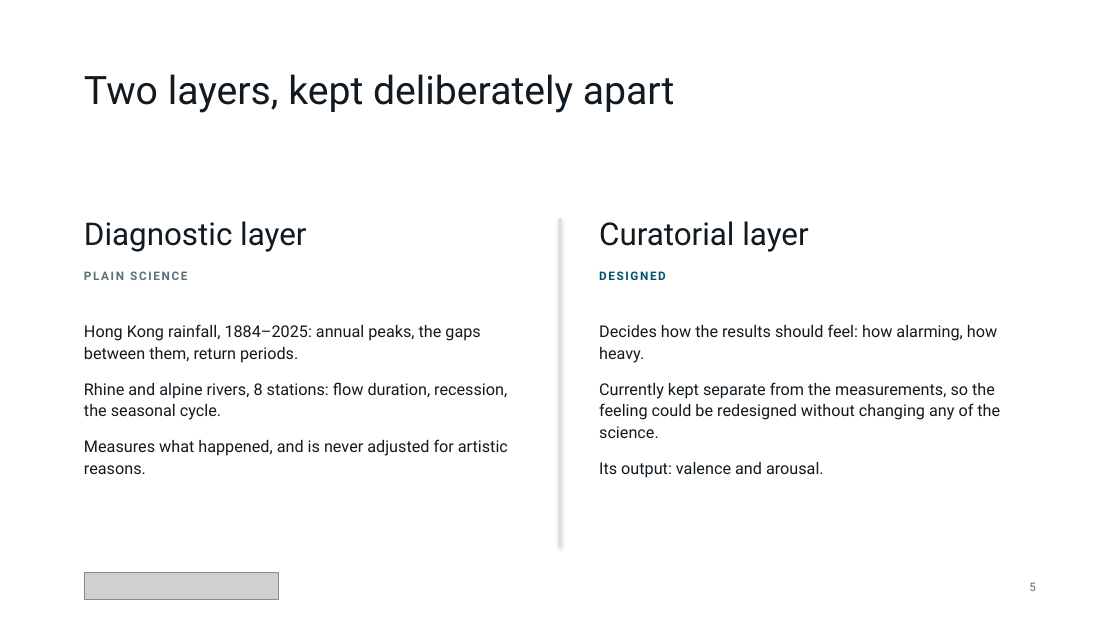
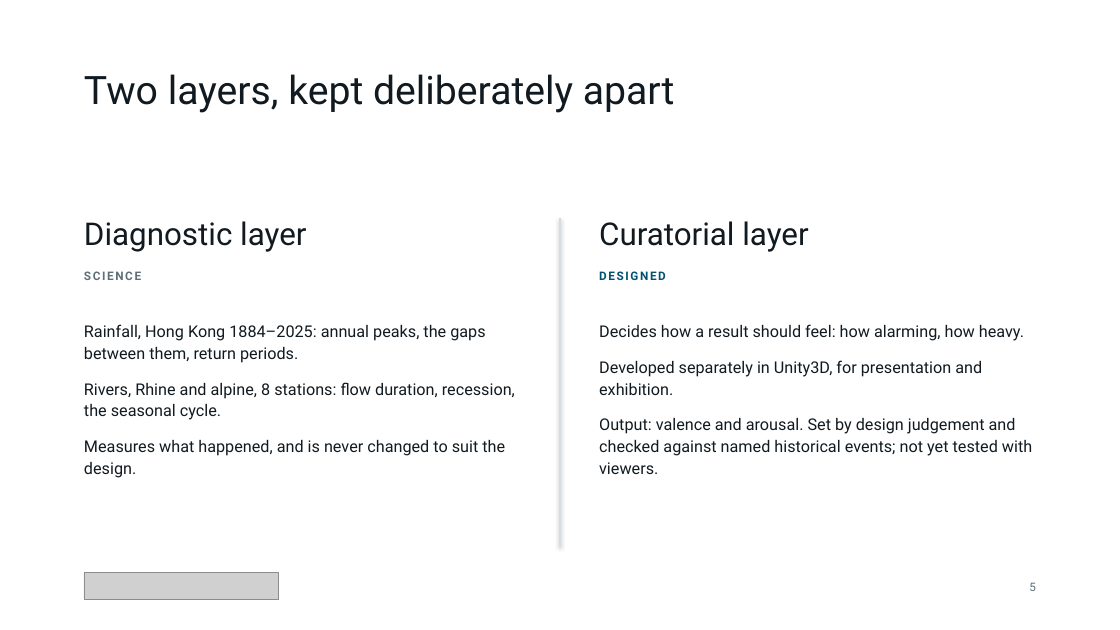
Before and after one commit to qintheory/noea, a slide deck: slide 5 of docs/noea-introduction-animated.pptx. Drawn at 1120x630 pixels with LibreOffice and Linux fonts; fonts in the diff are those of the drawing; grey boxes stand for pictures. Boxes give left, top, right and bottom in pixels: in the first picture for what was removed or moved away, otherwise in the second. Text is boxed around its words. In the diff, an @@ line names an element or a change of style, - is before the commit and + after.

```diff
--- a/docs/noea-introduction-animated.pptx
+++ b/docs/noea-introduction-animated.pptx
@@ text at [84,271,141,280]: text changed @@
-PLAIN SCIENCE
+SCIENCE
@@ text at [84,324,515,478]: text changed @@
-Hong Kong rainfall, 1884–2025: annual peaks, the gaps between them, return periods.
-Rhine and alpine rivers, 8 stations: flow duration, recession, the seasonal cycle.
-Measures what happened, and is never adjusted for artistic reasons.
+Rainfall, Hong Kong 1884–2025: annual peaks, the gaps between them, return periods.
+Rivers, Rhine and alpine, 8 stations: flow duration, recession, the seasonal cycle.
+Measures what happened, and is never changed to suit the design.
@@ text at [599,324,1032,474]: text changed @@
-Decides how the results should feel: how alarming, how heavy.
-Currently kept separate from the measurements, so the feeling could be redesigned without changing any of the science.
-Its output: valence and arousal.
+Decides how a result should feel: how alarming, how heavy.
+Developed separately in Unity3D, for presentation and exhibition.
+Output: valence and arousal. Set by design judgement and checked against named historical events; not yet tested with viewers.
```
Also in this commit, not shown: 6 other slides changed, 26 other files.
